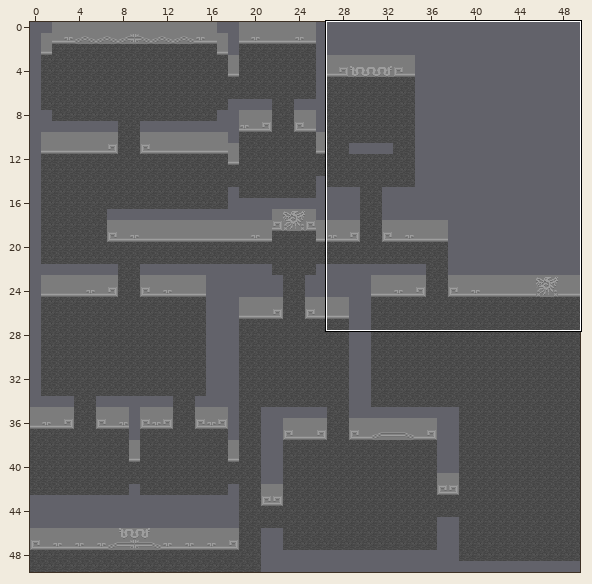
Level history. Tiled map: core/assets/testmap.tmx. The picture above shows the old version from afar; the outline marks the close-up.
Close-up. As it was:
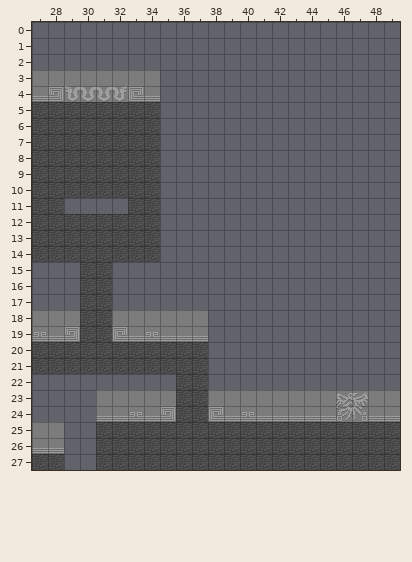
Cells are 16x16 px. Shown: x 27..49, y 0..27.
After the commit:
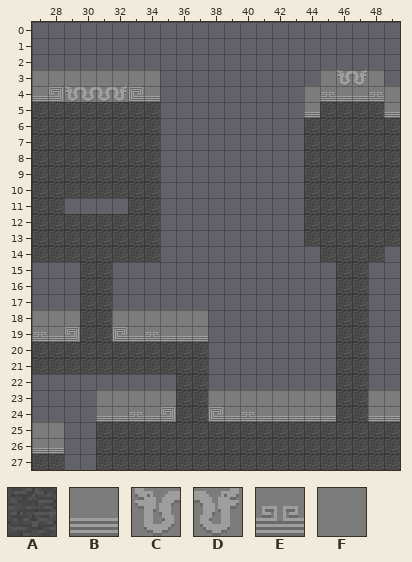
Key: from "env": A 0, B 3, C 11, D 13, E 15, F 19.
_ is an empty cell, . an unchanged one.
Tiles of an added or newly shown layer are drawn over the layers below it.
Edits made:
--- layer "secretRoom1" (added)
@@ x 44..49 @@
- 3 .____.
- 4 ______
- 5 ______
- 6 ______
- 7 ______
- 8 ______
- 9 ______
-10 ______
-11 ______
-12 ______
-13 ______
-14 .____.
-15 ..__..
-16 ..__..
-17 ..__..
-18 ..__..
-19 ..__..
-20 ..__..
-21 ..__..
-22 ..__..
-23 ..__..
-24 ..__..
+ 3 .FCDF.
+ 4 FEBBEF
+ 5 BAAAAB
+ 6 AAAAAA
+ 7 AAAAAA
+ 8 AAAAAA
+ 9 AAAAAA
+10 AAAAAA
+11 AAAAAA
+12 AAAAAA
+13 AAAAAA
+14 .AAAA.
+15 ..AA..
+16 ..AA..
+17 ..AA..
+18 ..AA..
+19 ..AA..
+20 ..AA..
+21 ..AA..
+22 ..AA..
+23 ..AA..
+24 ..AA..
Changed places in both close-ups, as pixel boxes (x1, y1, x2, y2):
added: (304, 70, 400, 422)
